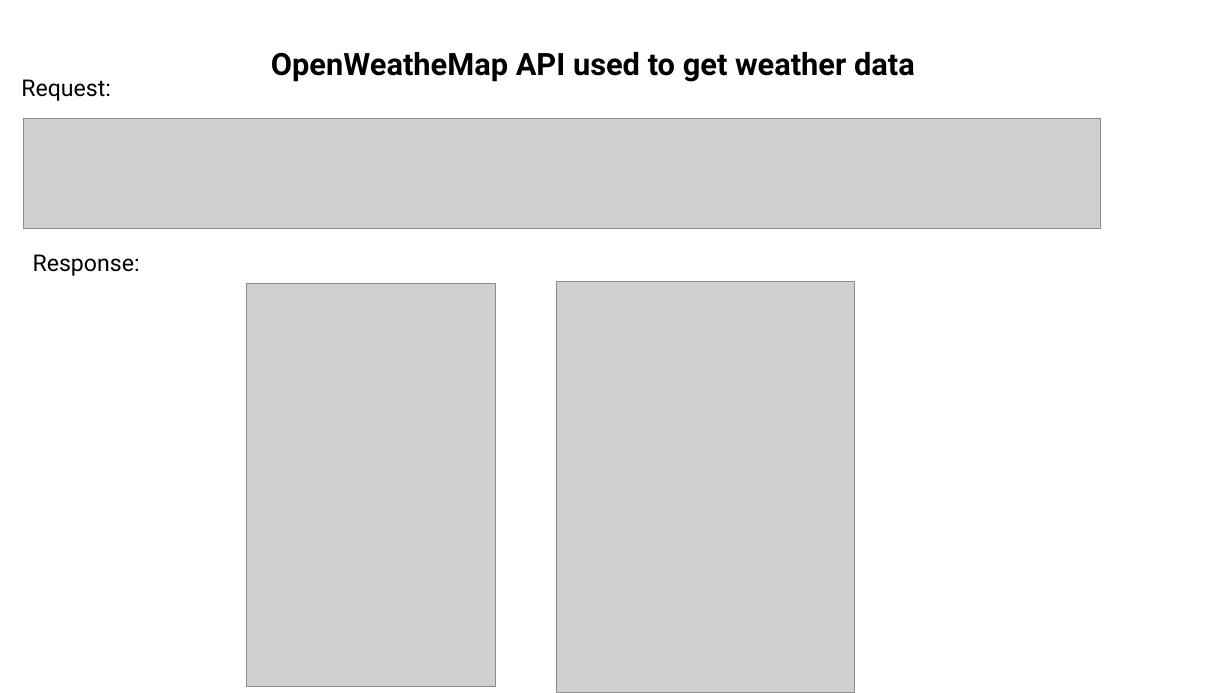
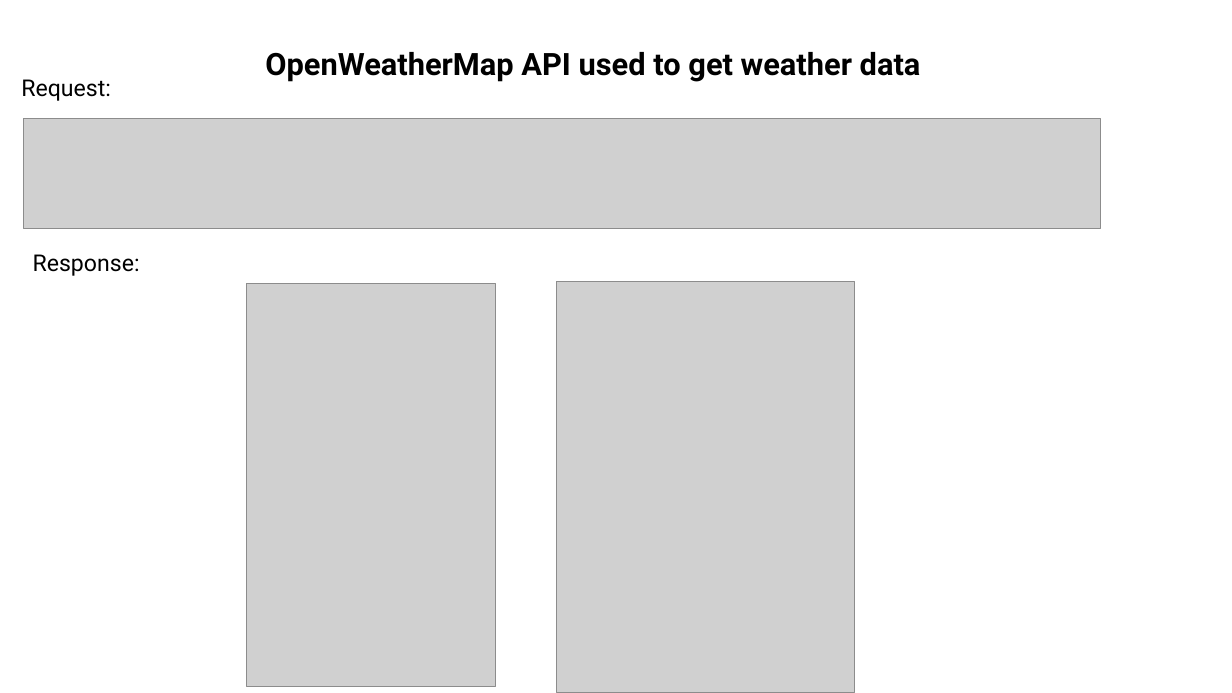
Before and after one commit to cksinghnet/Weather-Based-Grid-Optimization, a slide deck: slide 4 of DataEnggFinalProjectPPT.pptx. Drawn at 1232x693 pixels with LibreOffice and Linux fonts; fonts in the diff are those of the drawing; grey boxes stand for pictures. Boxes give left, top, right and bottom in pixels: in the first picture for what was removed or moved away, otherwise in the second. Text is boxed around its words. In the diff, an @@ line names an element or a change of style, - is before the commit and + after.

Commit message:
Updated PPT

```diff
--- a/DataEnggFinalProjectPPT.pptx
+++ b/DataEnggFinalProjectPPT.pptx
@@ text at (265,52,921,82): text changed @@
-OpenWeatheMap API used to get weather data
+OpenWeatherMap API used to get weather data
```
